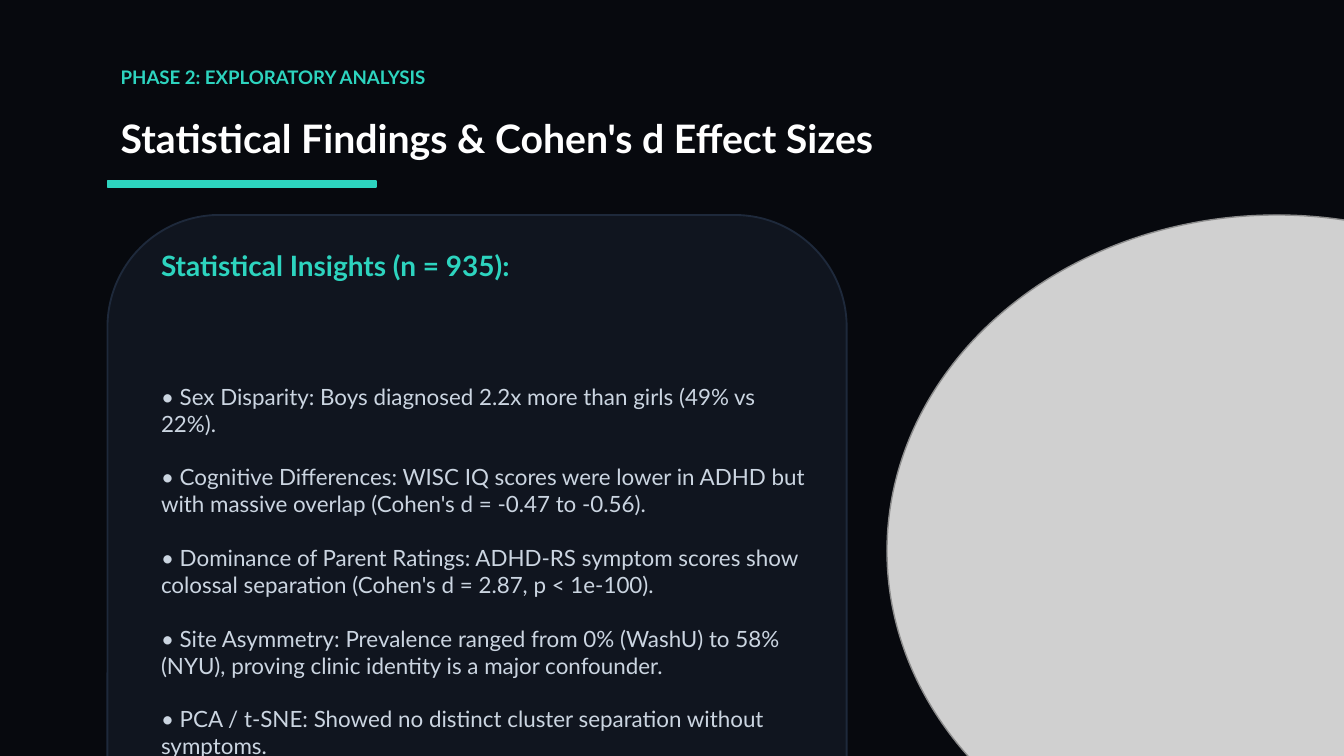
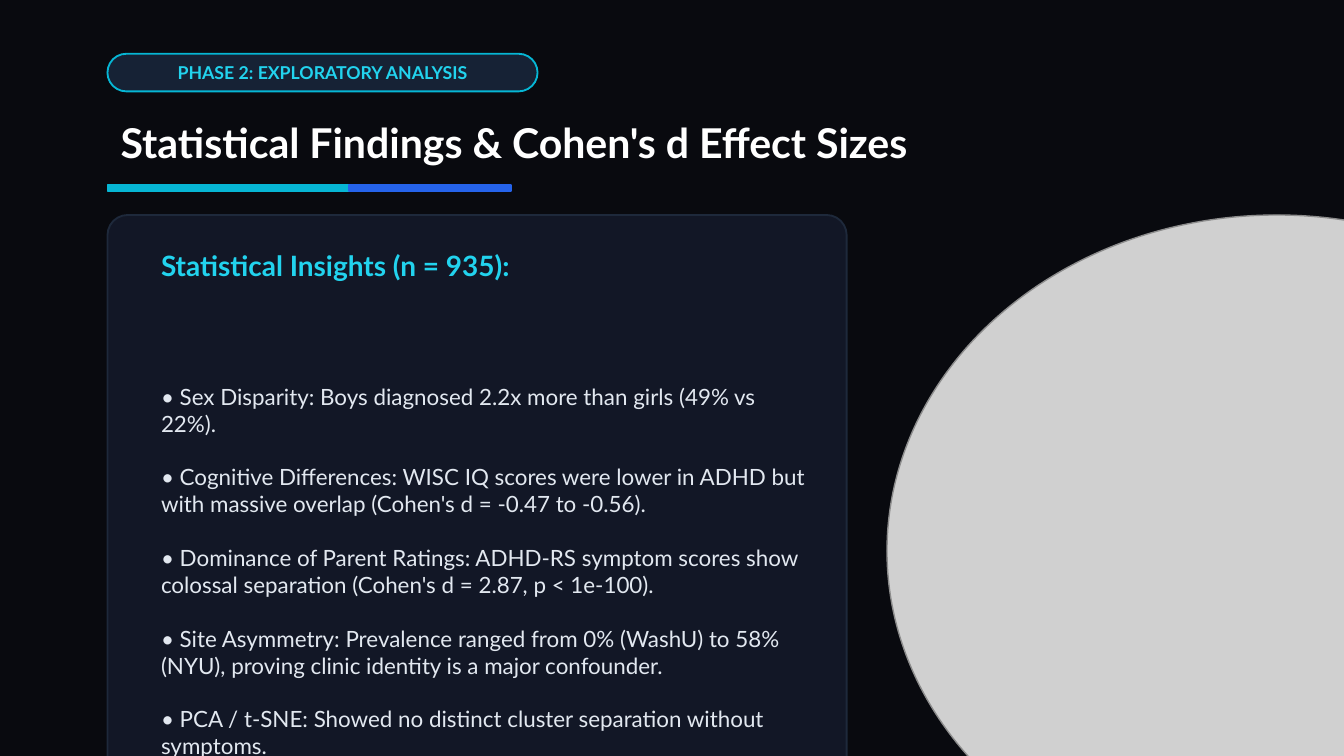
Before and after one commit to Harivaishnavi28192/NeuroADHD, a slide deck: slide 6 of reports/NeuroADHD_Presentation.pptx. Drawn at 1344x756 pixels with LibreOffice and Linux fonts; fonts in the diff are those of the drawing; grey boxes stand for pictures. Boxes give left, top, right and bottom in pixels: in the first picture for what was removed or moved away, otherwise in the second. Text is boxed around its words. In the diff, an @@ line names an element or a change of style, - is before the commit and + after.

Commit message:
Update presentation theme: modern bold sans display typography, dark obsidian palette, cyan-blue pulse waveform, and streamlined closing slide

```diff
--- a/reports/NeuroADHD_Presentation.pptx
+++ b/reports/NeuroADHD_Presentation.pptx
@@ background #07090E to #090A0F @@
@@ text "PHASE 2: EXPLORATORY ANALYSIS" at bbox=[178, 66, 467, 79]: size 10 to 9.5 pt, text colour #2DD4BF to #22D3EE; alignment left to centre @@
@@ rounded rectangle added at bbox=[108, 54, 538, 91], fill #162235, outline #06B6D4 1 pt @@
@@ text "Statistical Findings & Cohen's d ..." at bbox=[121, 127, 907, 166]: size 21 to 22 pt @@
@@ rectangle: place and size @@
-rectangle at bbox=[108, 181, 376, 187]
+rectangle at bbox=[108, 185, 349, 191]
@@ rectangle at bbox=[108, 185, 349, 191]: fill #2DD4BF to #06B6D4; outline #2DD4BF 1 pt to #06B6D4 1 pt @@
@@ rectangle added at bbox=[349, 185, 511, 191], fill #2563EB, outline #2563EB 1 pt @@
@@ rounded rectangle at bbox=[108, 215, 847, 756]: fill #10151F to #121726; proportions changed @@
@@ text "Statistical Insights (n = 935):" at bbox=[161, 254, 510, 281]: text colour #2DD4BF to #22D3EE @@
@@ text "• Sex Disparity: Boys diagnosed ..." at bbox=[161, 388, 805, 756]: text colour #CBD5E1 to #E2E8F0 @@
```
Also in this commit, not shown: 15 other slides changed, 2 other files.
